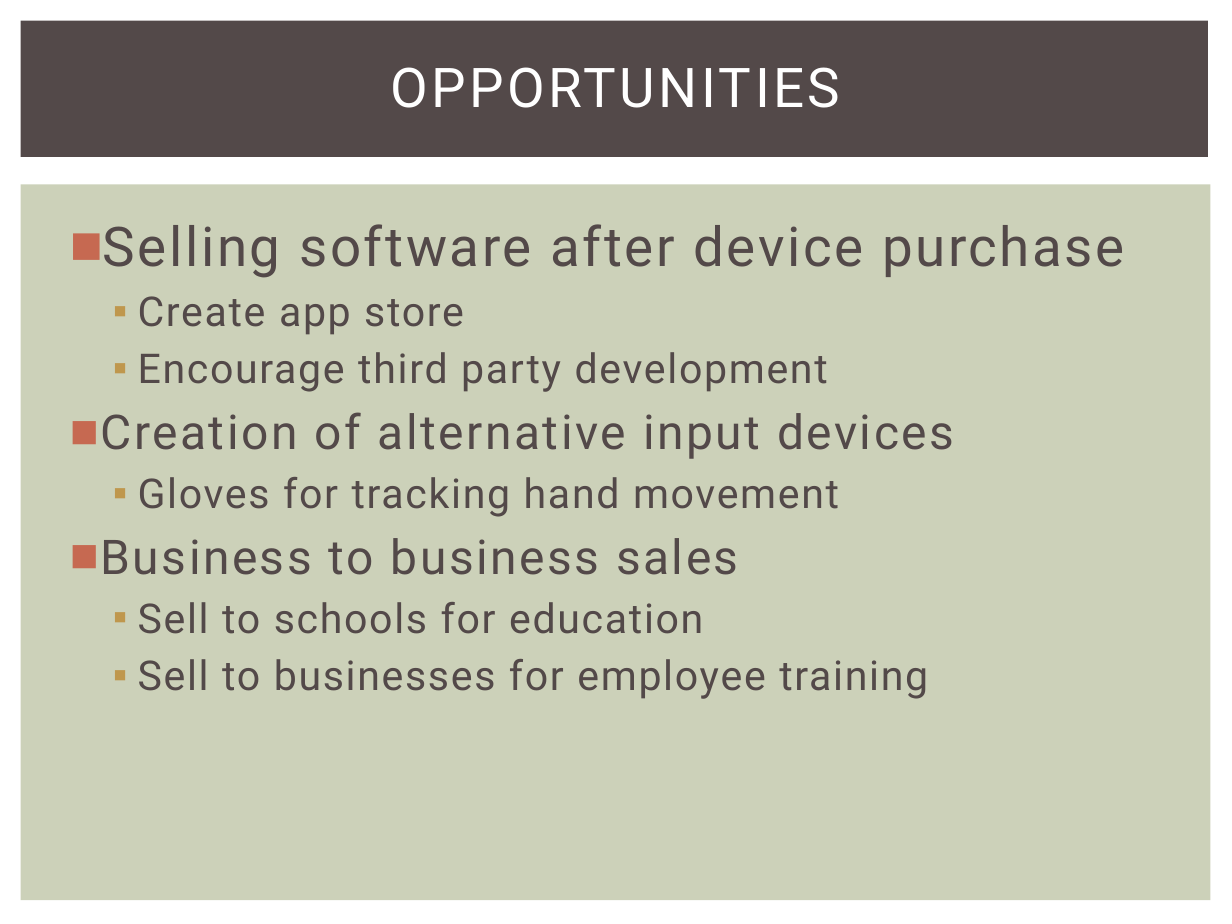
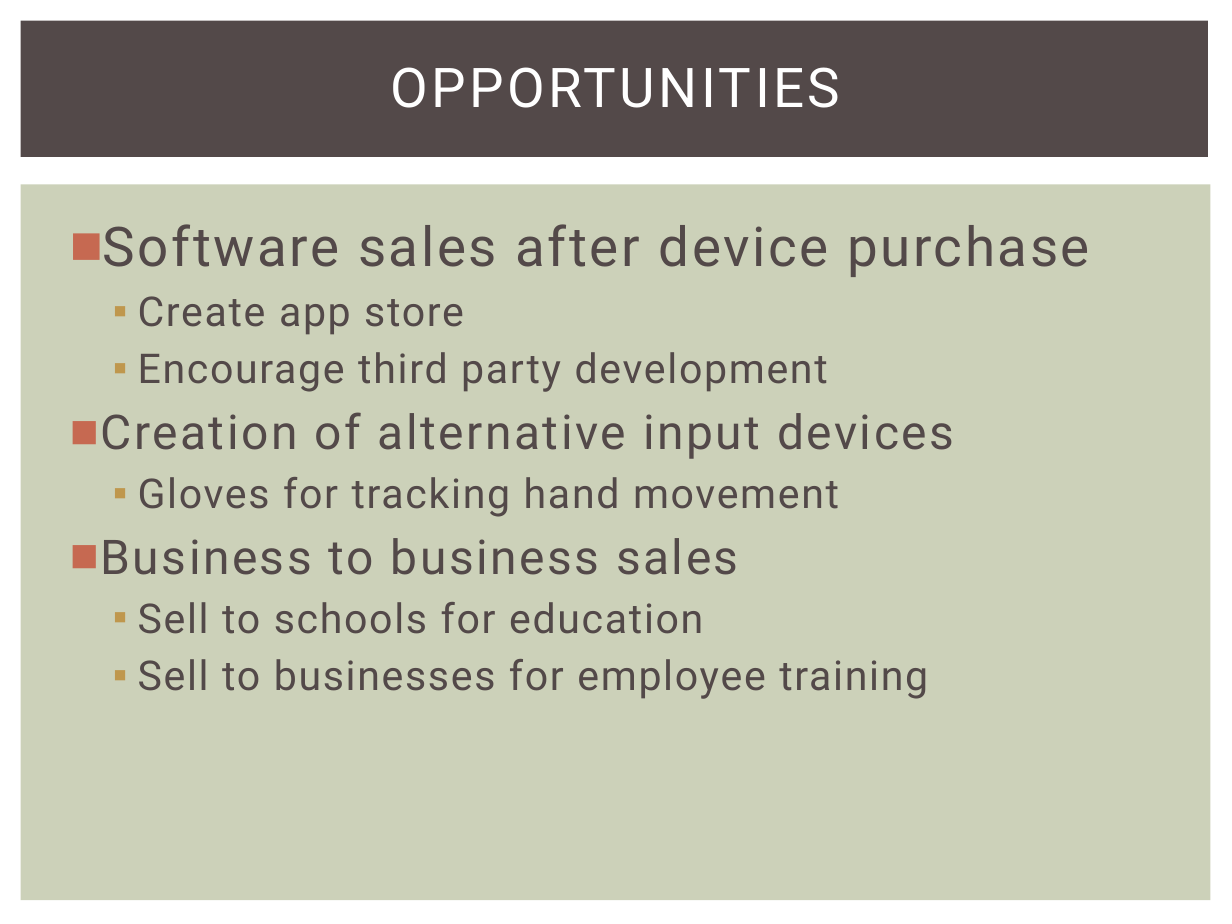
Before and after one commit to snowpuppy/augreality, a slide deck: slide 18 of doc/AugRealityMidReview.pptx. Drawn at 1232x924 pixels with LibreOffice and Linux fonts; fonts in the diff are those of the drawing. Boxes give left, top, right and bottom in pixels: in the first picture for what was removed or moved away, otherwise in the second. Text is boxed around its words. In the diff, an @@ line names an element or a change of style, - is before the commit and + after.

```diff
--- a/doc/AugRealityMidReview.pptx
+++ b/doc/AugRealityMidReview.pptx
@@ text at bbox=[103, 224, 1090, 277]: text changed @@
-■ Selling software after device purchase
+■ Software sales after device purchase
```
Also in this commit, not shown: 3 other slides changed, 1 slide added.
